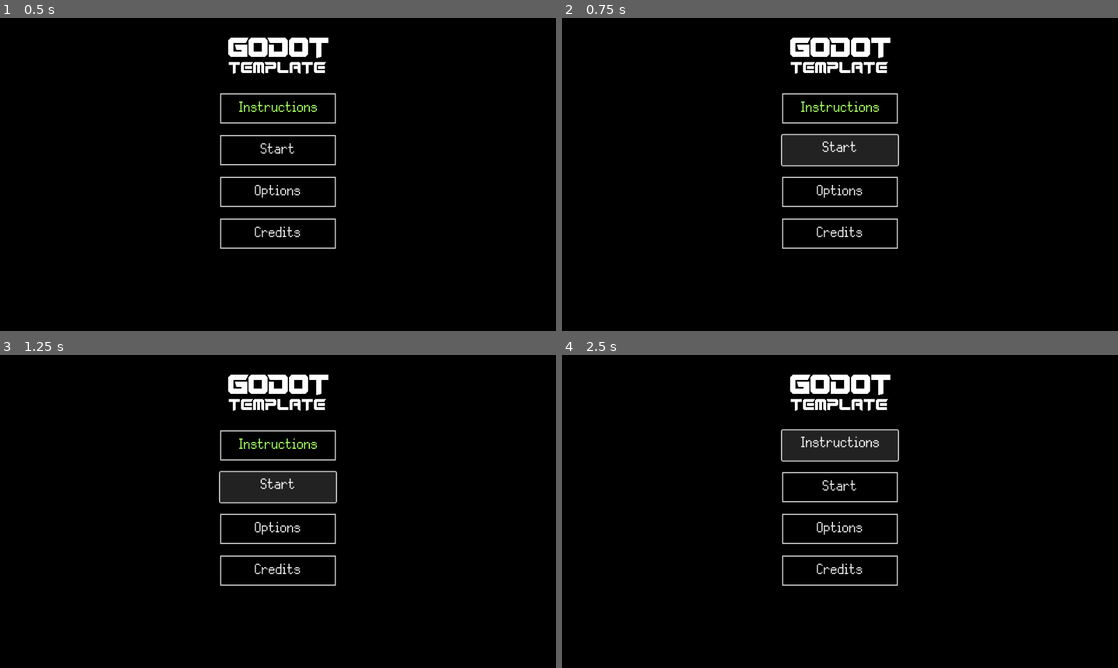
Above: before the commit, frames 1-4 (two rows, left to right).
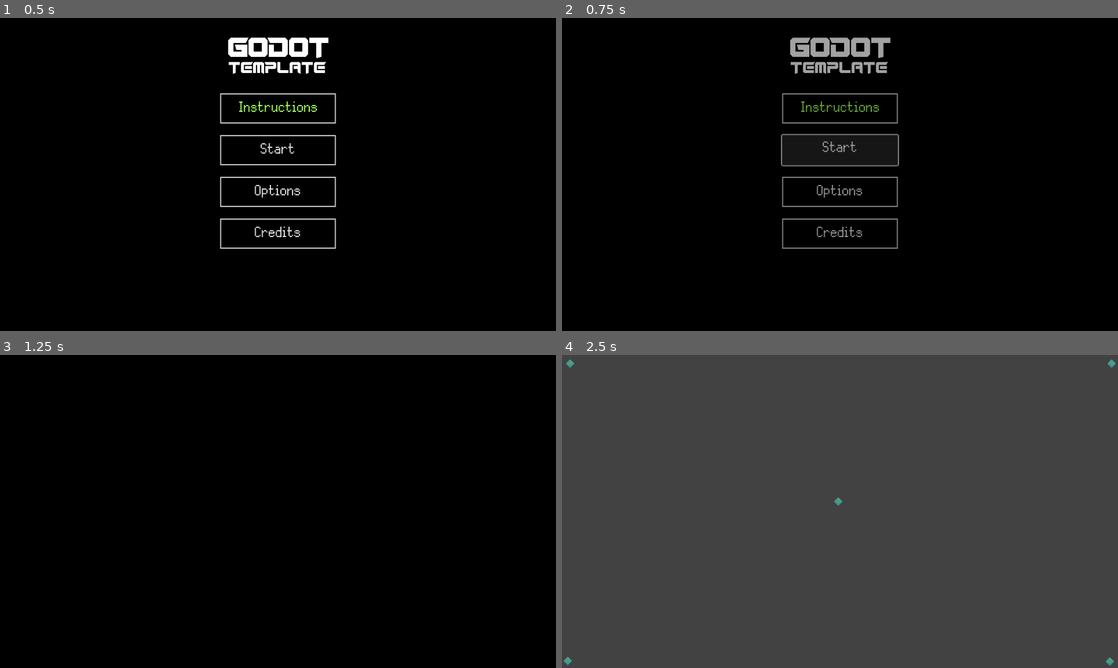
Above: after the commit, the same moments.

Repository: hawkstein/godot-2d-template
Game: Godot game, scene res://utils/ui/main_menu.tscn
Same seed, same stepped clock (60 frames per second), same inputs: the game is played once before the commit and once after it.
Inputs (mouse positions are in pixels of both pictures, inside the frame that each line leads up to):
- Up to frame 1 (0.5 s): no input
- Up to frame 2 (0.75 s): click "Start" at 0.5 s
- Up to frame 3 (1.25 s): no input
- Up to frame 4 (2.5 s): click "Start" at 1.25 s; click (840, 445) at 2 s, where only the run before the commit has a clickable "Instructions"

Frame 1 is identical in both runs. In frame 2, 2.5% of the frame differs, in the area x 39-61%, y 6-74%; in frame 3, 4.7%; in frame 4, 99%, in the area x 0-100%, y 0-100%.

Commit message:
refactor screen changer to be Node2D
Avoids having to pass in the callee as the autoload is part of the tree now

Diff:
--- a/utils/screen_changer.gd
+++ b/utils/screen_changer.gd
@@ -2,20 +2,16 @@
 
 @export var screens:Dictionary[String, PackedScene] = {}
 
-func _ready() -> void:
-	var root = get_tree().root
-	print(root)
-
-func change_to(current:Node, key:String) -> void:
+func change_to(key:String) -> void:
 	if not screens.has(key):
 		push_warning("Key does not exist: ", key)
 		return
-	if not current.is_inside_tree():
+	if not is_inside_tree():
 		push_error("Current node is not in the scene tree")
 		return
-	call_deferred("_deferred_goto_scene", current, key)
+	call_deferred("_deferred_change_to", key)
 
-func _deferred_change_to(current:Node, key:String) -> void:
+func _deferred_change_to(key:String) -> void:
 	await Fade.fade_out().finished
-	current.get_tree().change_scene_to_packed(screens[key])
+	get_tree().change_scene_to_packed(screens[key])
 	Fade.fade_in()
--- a/utils/screen_changer.tscn
+++ b/utils/screen_changer.tscn
@@ -4,13 +4,7 @@
 [ext_resource type="PackedScene" uid="uid://dfn6sijy2qq8n" path="res://utils/ui/main_menu.tscn" id="2_stj24"]
 [ext_resource type="PackedScene" uid="uid://vck4bl5wwflb" path="res://main.tscn" id="3_0ty40"]
 
-[node name="ScreenChanger" type="Control"]
-layout_mode = 3
-anchors_preset = 15
-anchor_right = 1.0
-anchor_bottom = 1.0
-grow_horizontal = 2
-grow_vertical = 2
+[node name="ScreenChanger" type="Node2D"]
 script = ExtResource("1_ahmay")
 screens = Dictionary[String, PackedScene]({
 "main": ExtResource("3_0ty40"),
--- a/utils/ui/main_menu.gd
+++ b/utils/ui/main_menu.gd
@@ -4,4 +4,4 @@
 	DataStore.save_game_data()
 
 func _on_start_button_pressed() -> void:
-	ScreenChanger.change_to(self, "main")
+	ScreenChanger.change_to("main")
